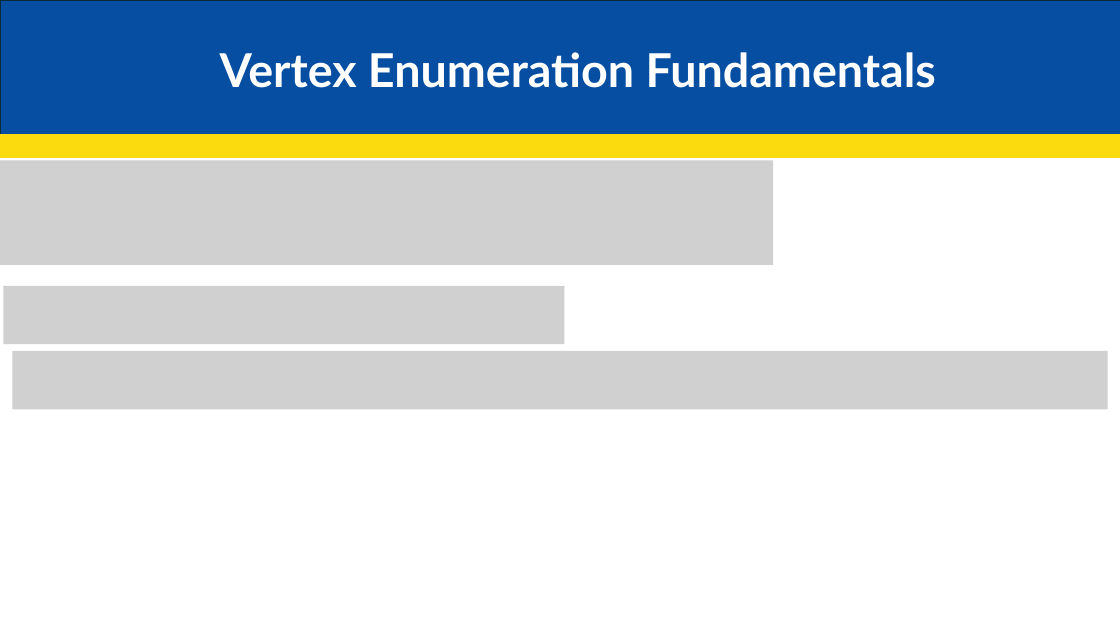
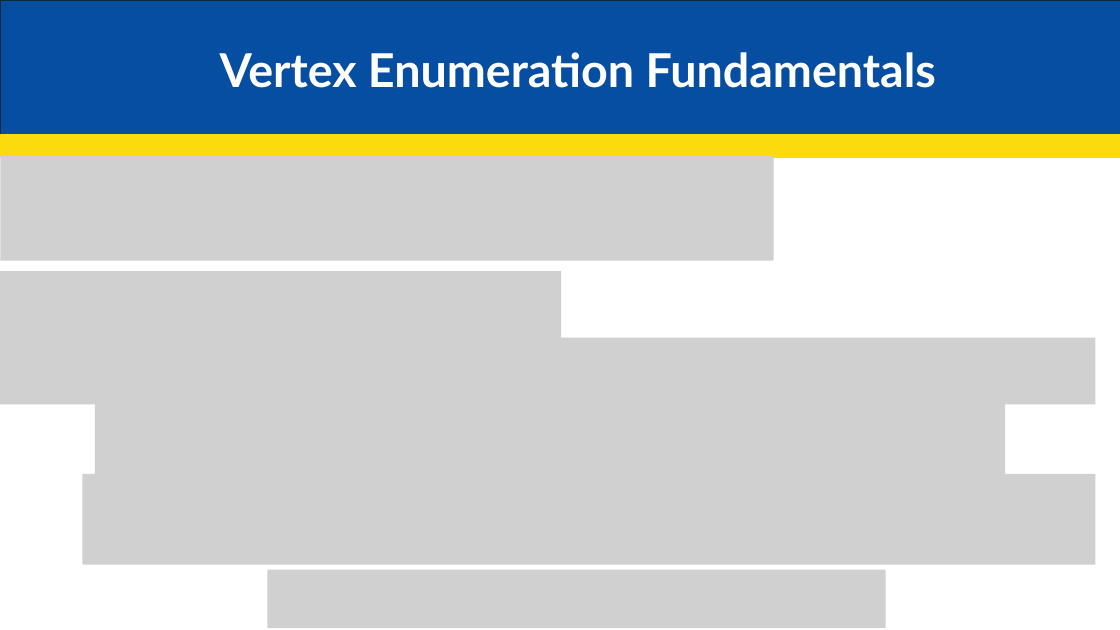
Before and after one commit to JakeCisc210/Candidacy, a slide deck: slide 3 of Reading Course/Presentations/Advanced Game Theory.pptx (slide 4 before the commit). Drawn at 1120x630 pixels with LibreOffice and Linux fonts; fonts in the diff are those of the drawing; grey boxes stand for pictures. Boxes give left, top, right and bottom in pixels: in the first picture for what was removed or moved away, otherwise in the second. Text is boxed around its words. In the diff, an @@ line names an element or a change of style, - is before the commit and + after.

```diff
--- a/Reading Course/Presentations/Advanced Game Theory.pptx
+++ b/Reading Course/Presentations/Advanced Game Theory.pptx
@@ picture: place and size @@
-picture at (0,160,774,265)
+picture at (1,156,775,260)
@@ picture: place and size @@
-picture at (3,286,565,344)
+picture at (0,271,561,338)
@@ picture: place and size @@
-picture at (13,351,1108,410)
+picture at (0,338,1096,404)
@@ picture added at (95,388,1006,479) @@
@@ picture added at (82,474,1096,565) @@
@@ picture added at (267,570,886,628) @@
```
Also in this commit, not shown: 10 other slides changed, 7 slides added.
